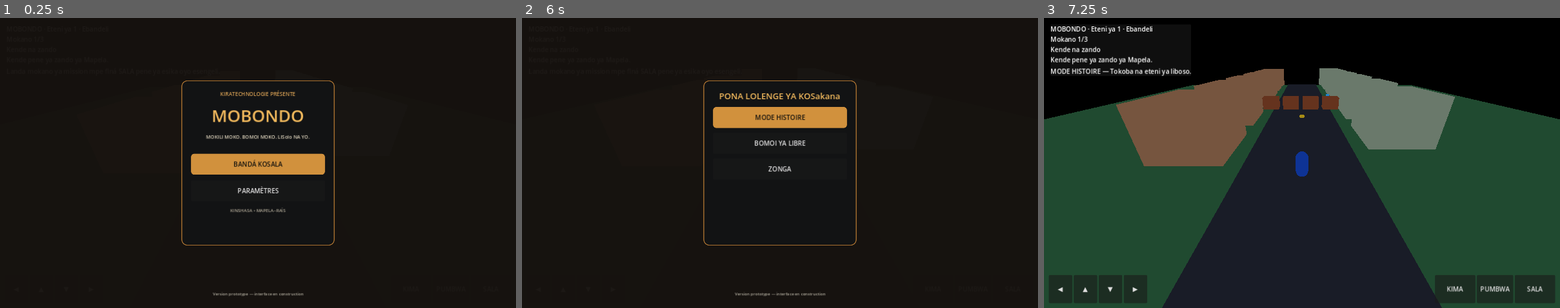
Above: before the commit, frames 1-3 (left to right).
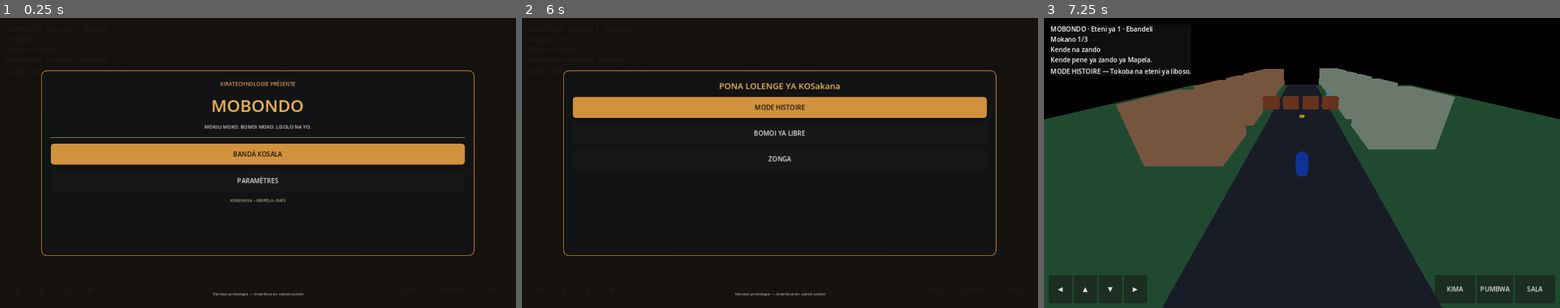
Above: after the commit, the same moments.

Repository: benimandala210-sudo/MOBONDO
Game: Godot game, scene res://scenes/main.tscn
The game is run twice, just before and just after one commit, with the same random seed, the same clock (stepped at 60 frames per second) and the same inputs.
Inputs:
- Up to frame 1 (0.25 s): no input
- Up to frame 2 (6 s): click "◀" at 0.5 s; click "▲" at 1.25 s; click "▼" at 2 s; click "▶" at 2.75 s; click "KIMA" at 3.5 s; click "PUMBWA" at 4.25 s; click "SALA" at 5 s; click "BANDÁ KOSALA" at 5.75 s
- Up to frame 3 (7.25 s): click "MODE HISTOIRE" at 6.5 s

The runs differ from the first frame. In frame 1, 9.1% of the frame differs, in the area x 8-92%, y 18-82%; in frame 2, 8.0%; in frame 3, nothing differs.

Commit message:
fix: polish responsive MOBONDO menu labels and free mode status

Diff:
--- a/scripts/main.gd
+++ b/scripts/main.gd
@@ -218,7 +218,7 @@
     main_column.add_child(title)
 
     var subtitle := Label.new()
-    subtitle.text = "MOKILI MOKO. BOMOI MOKO. LISolo NA YO."
+    subtitle.text = "MOKILI MOKO. BOMOI MOKO. LISOLO NA YO."
     subtitle.horizontal_alignment = HORIZONTAL_ALIGNMENT_CENTER
     subtitle.autowrap_mode = TextServer.AUTOWRAP_WORD_SMART
     subtitle.add_theme_font_size_override("font_size", 12)
@@ -282,7 +282,7 @@
     settings_column.add_child(settings_title)
 
     var language_label := Label.new()
-    language_label.text = "MONƆ: LINGALA YA KINSHASA"
+    language_label.text = "LOKOTA: LINGALA YA KINSHASA"
     language_label.horizontal_alignment = HORIZONTAL_ALIGNMENT_CENTER
     language_label.add_theme_color_override("font_color", Color(0.9, 0.87, 0.8))
     settings_column.add_child(language_label)
@@ -312,14 +312,14 @@
 
 func _create_menu_panel(parent: Control) -> PanelContainer:
     var panel := PanelContainer.new()
-    panel.anchor_left = 0.5
-    panel.anchor_top = 0.5
-    panel.anchor_right = 0.5
-    panel.anchor_bottom = 0.5
-    panel.offset_left = -190
-    panel.offset_top = -205
-    panel.offset_right = 190
-    panel.offset_bottom = 205
+    panel.anchor_left = 0.08
+    panel.anchor_top = 0.18
+    panel.anchor_right = 0.92
+    panel.anchor_bottom = 0.82
+    panel.offset_left = 0
+    panel.offset_top = 0
+    panel.offset_right = 0
+    panel.offset_bottom = 0
     panel.add_theme_stylebox_override("panel", _menu_panel_style())
     parent.add_child(panel)
     return panel
@@ -511,6 +511,8 @@
 func _update_status() -> void:
     if not is_instance_valid(mission_manager):
         return
+    if selected_mode == "libre":
+        return
     if mission_manager.is_current_episode_completed():
         status_label.text = "Eteni oyo esili. Tokobongisa oyo elandi."
     elif player.global_position.length() > 0.1:
